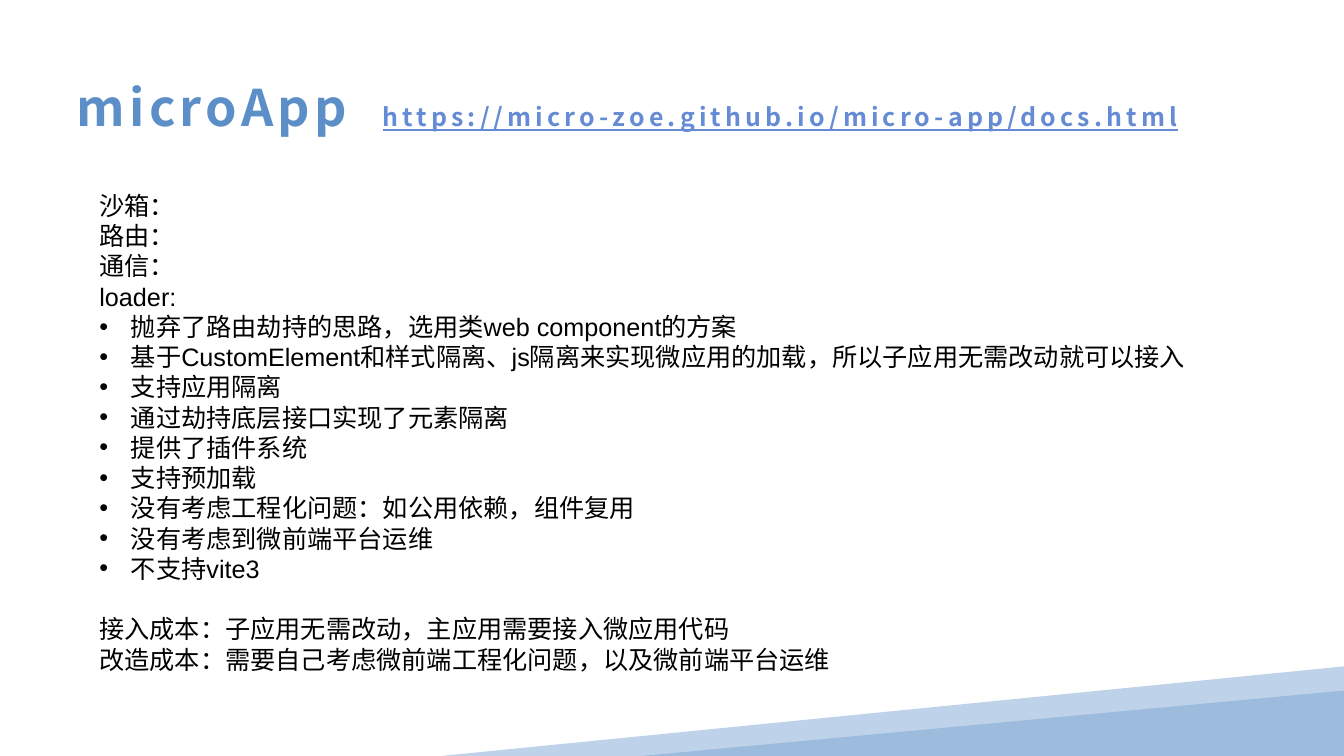
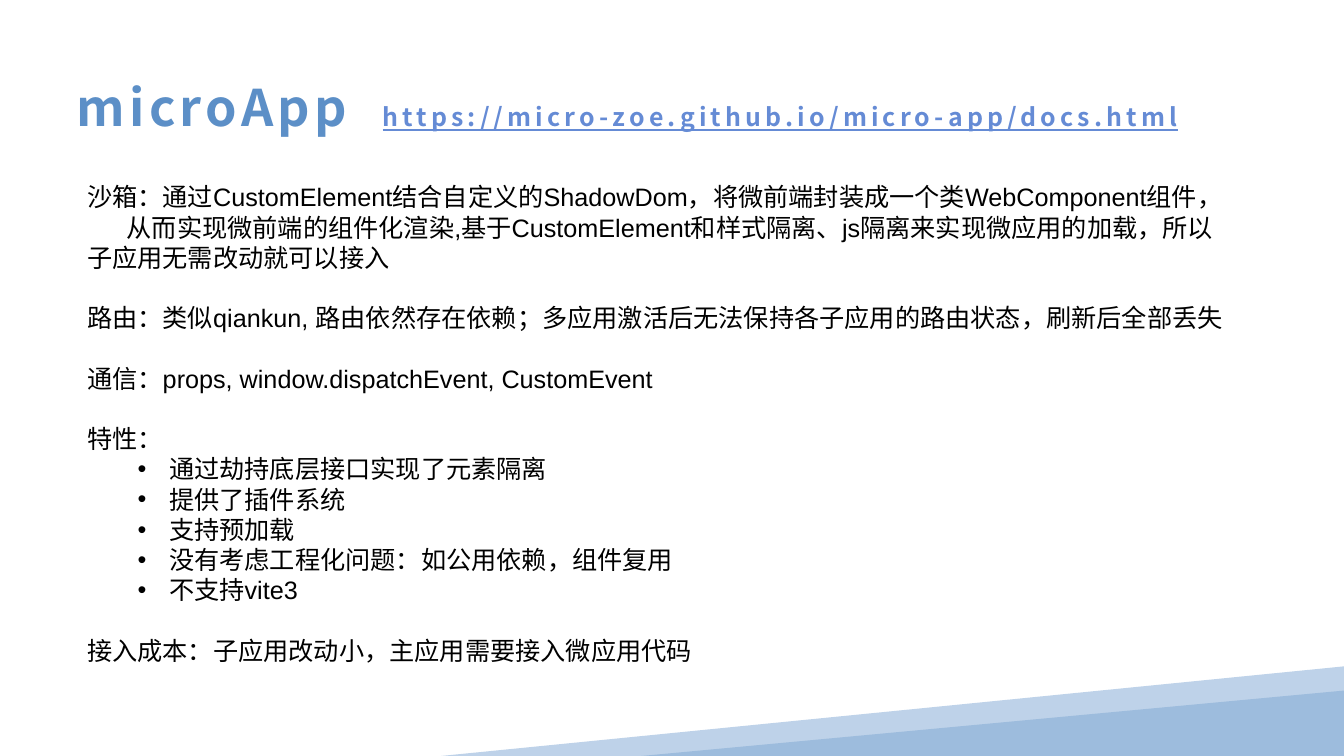
Before and after one commit to anncer/micro-frontends, a slide deck: slide 9 of 微前端的技术方案分析.pptx. Drawn at 1344x756 pixels with LibreOffice and Linux fonts; fonts in the diff are those of the drawing. Boxes give left, top, right and bottom in pixels: in the first picture for what was removed or moved away, otherwise in the second. Text is boxed around its words. In the diff, an @@ line names an element or a change of style, - is before the commit and + after.

```diff
--- a/微前端的技术方案分析.pptx
+++ b/微前端的技术方案分析.pptx
@@ text "沙箱：通过CustomElement结合自定义的ShadowDom，将微前端封装成一个类WebComponent组件，  ...": place and size @@
-text "沙箱：通过CustomElement结合自定义的ShadowDom，将微前端封装成一个类WebComponent组件，  ..." at [99,194,1185,672]
+text "沙箱：通过CustomElement结合自定义的ShadowDom，将微前端封装成一个类WebComponent组件，  ..." at [87,184,1222,663]
@@ text at [87,184,1222,450]: text changed @@
-沙箱：
-路由：
-通信：
-loader:
-• 抛弃了路由劫持的思路，选用类web component的方案
-• 基于CustomElement和样式隔离、js隔离来实现微应用的加载，所以子应用无需改动就可以接入
-• 支持应用隔离
+沙箱：通过CustomElement结合自定义的ShadowDom，将微前端封装成一个类WebComponent组件， 从而实现微前端的组件化渲染,基于CustomElement和样式隔离、js隔离来实现微应用的加载，所以子应用无需改动就可以接入
+路由：类似qiankun, 路由依然存在依赖；多应用激活后无法保持各子应用的路由状态，刷新后全部丢失
+通信：props, window.dispatchEvent, CustomEvent
+特性：
@@ text at [169,456,673,601]: list level 1 to 2 in "通过劫持底层接口实现了元素隔离"; list level 1 to 2 in "提供了插件系统"; list level 1 to 2 in "支持预加载"; list level 1 to 2 in "没有考虑工程化问题：如公用依赖，组件复用"; list level 1 to 2 in "不支持vite3" @@
@@ text at [131,526,433,550]: paragraph removed @@
-• 没有考虑到微前端平台运维
@@ text at [87,638,692,663]: text changed @@
-接入成本：子应用无需改动，主应用需要接入微应用代码
-改造成本：需要自己考虑微前端工程化问题，以及微前端平台运维
+接入成本：子应用改动小，主应用需要接入微应用代码
```
Also in this commit, not shown: 5 other slides changed, 2 slides added, 1 slide removed.
